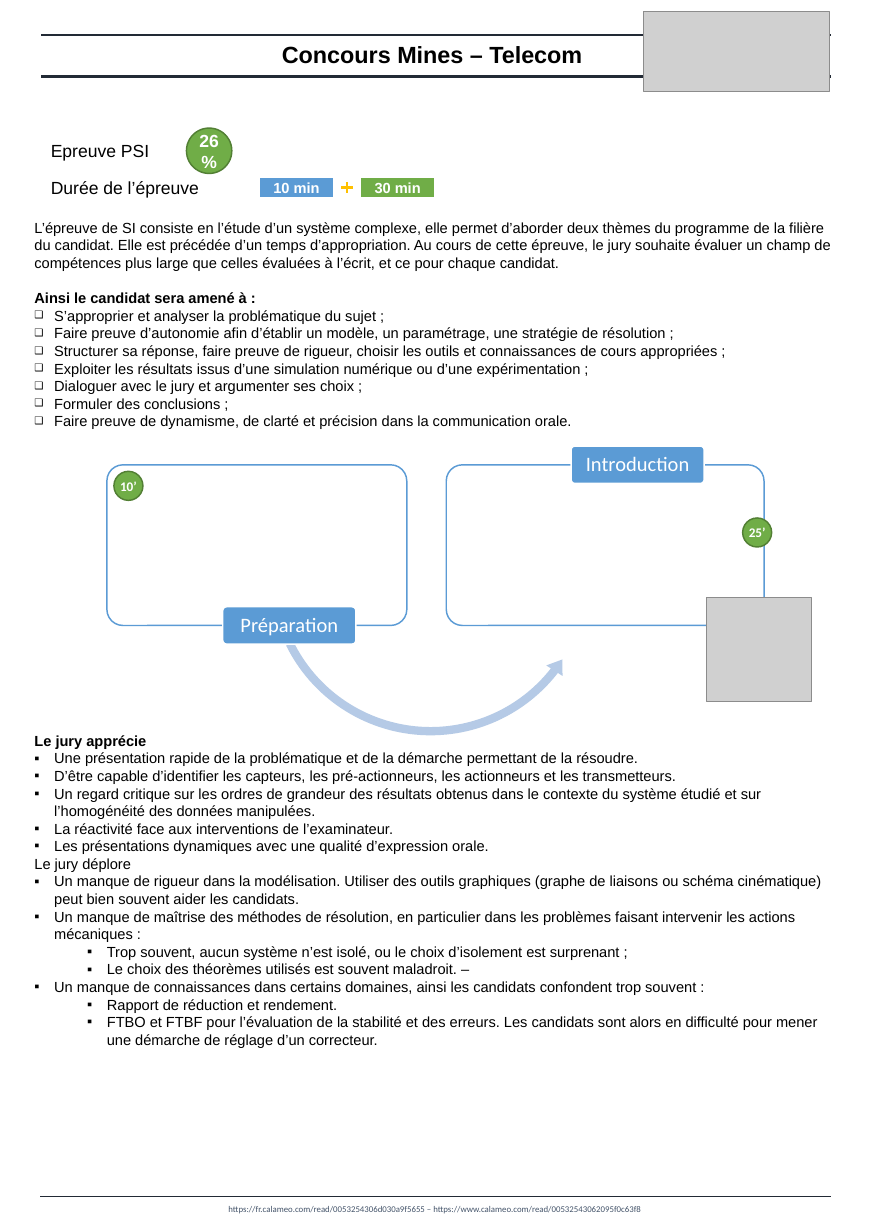
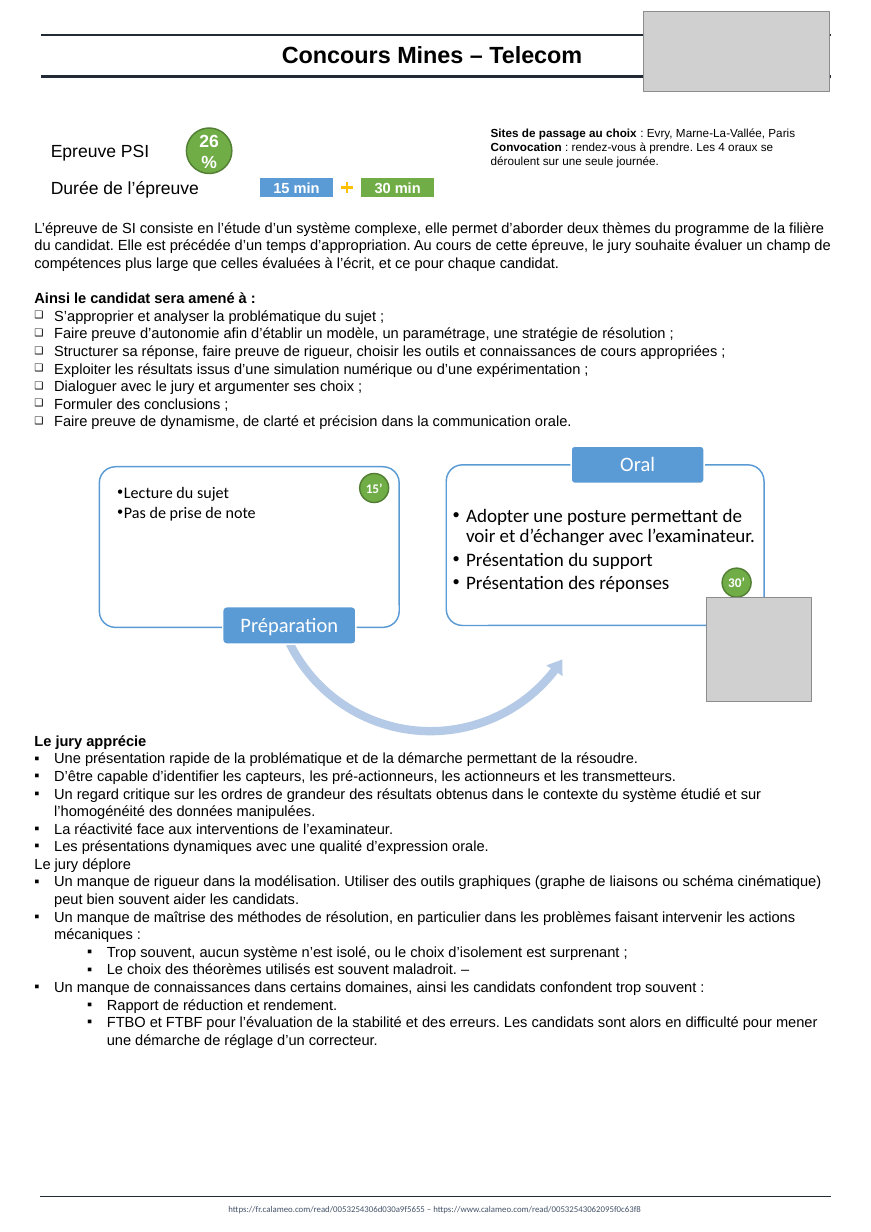
Before and after one commit to xpessoles/PSI_Preparation_Oral, a slide deck: slide 5 of PresentationsEpreuves/Presentations_Epreuves.pptx. Drawn at 871x1232 pixels with LibreOffice and Linux fonts; fonts in the diff are those of the drawing; grey boxes stand for pictures. Boxes give left, top, right and bottom in pixels: in the first picture for what was removed or moved away, otherwise in the second. Text is boxed around its words. In the diff, an @@ line names an element or a change of style, - is before the commit and + after.

```diff
--- a/PresentationsEpreuves/Presentations_Epreuves.pptx
+++ b/PresentationsEpreuves/Presentations_Epreuves.pptx
@@ text added at bbox=[491, 128, 795, 168], 8 pt, text #000000 @@
+Sites de passage au choix : Evry, Marne-La-Vallée, Paris
+Convocation : rendez-vous à prendre. Les 4 oraux se déroulent sur une seule journée.
@@ text in rectangle at bbox=[273, 182, 320, 193]: text changed @@
-10 min
+15 min
@@ rounded rectangle: place and size @@
-rounded rectangle at bbox=[106, 464, 407, 625]
+rounded rectangle at bbox=[99, 467, 399, 627]
@@ ellipse removed at bbox=[114, 471, 143, 500] @@
-10’
@@ ellipse added at bbox=[359, 473, 389, 502], fill #70AD47, outline #538035 1 pt, 9 pt, text #FFFFFF, bold @@
+15’
@@ text at bbox=[620, 457, 655, 471]: text changed @@
-Introduction
+Oral
@@ text added at bbox=[117, 487, 256, 521], 11 pt, text #000000 @@
+  • Lecture du sujet
+  • Pas de prise de note
@@ text added at bbox=[466, 508, 755, 592], 13 pt, text #000000 @@
+  • Adopter une posture permettant de voir et d’échanger avec l’examinateur.
+  • Présentation du support
+  • Présentation des réponses
@@ ellipse "30’": place and size @@
-ellipse "30’" at bbox=[743, 518, 772, 548]
+ellipse "30’" at bbox=[721, 568, 751, 597]
@@ text in ellipse at bbox=[728, 577, 745, 587]: text changed @@
-25’
+30’
```
Also in this commit, not shown: 1 other slide changed, 1 other file.
